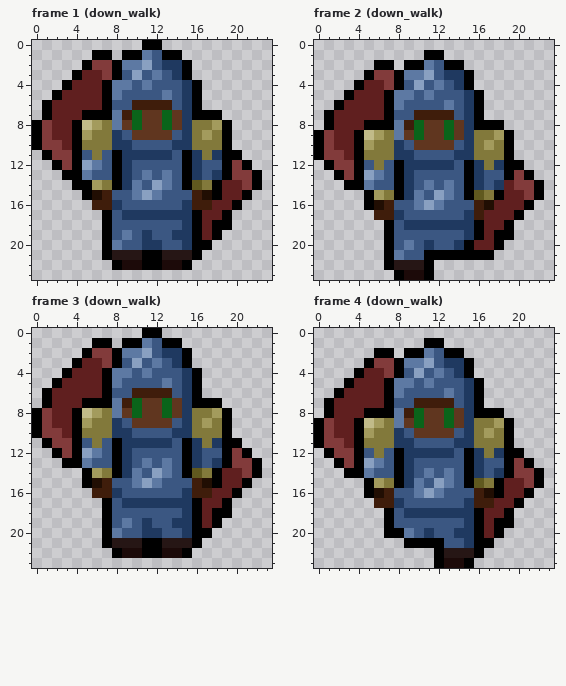
Pixel-art file: art/shield_guy/shield_guy.ase. The first picture shows the starting point.
24x24 pixels, 16 frames. Shown: frame 1 (down_walk), frame 2 (down_walk), frame 3 (down_walk), frame 4 (down_walk). The commit also changed other frames, which this record leaves out.
New version:
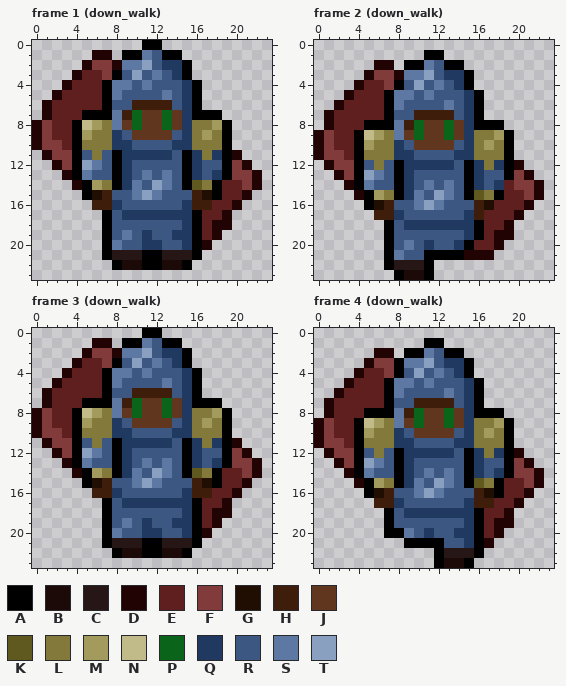
Palette (. is transparent): A #000000  B #1c0a09  C #261615  D #210303  E #601f1f  F #823b3b  G #210e03  H #3f1d0b  J #60361f  K #60591f  L #82793b  M #a39b5d  N #c1bb89  P #0a641a  Q #1f3960  R #3b5782  S #5d79a3  T #89a0c1
From the commit log: change shield outline color; add first frame of attack-ready down walking animation for shield class
Diff:
Frame 1 (down_walk):
y 1: x 6..7 AA -> DD
y 2: x 5 A -> D; x 8 A -> D
y 3: x 4 A -> D
y 4: x 3 A -> D
y 5: x 2 A -> D
y 6..7: x 1 A -> D
y 8..10: x 0 A -> D
y 11: x 1 A -> D; x 20 A -> D
y 12: x 2 A -> D; x 21 A -> D
y 13: x 3 A -> D; x 22 A -> D
y 14: x 4 A -> D; x 22 A -> D
y 15: x 21 A -> D
y 16: x 20 A -> D
y 17: x 19 A -> D
y 18: x 18..19 AA -> DD
y 19: x 18 A -> D
y 20: x 17 A -> D
Frame 2 (down_walk):
y 2: x 6..7 AA -> DD
y 3: x 5 A -> D; x 8 A -> D
y 4: x 4 A -> D
y 5: x 3 A -> D
y 6: x 2 A -> D
y 7..8: x 1 A -> D
y 9..11: x 0 A -> D
y 12: x 1 A -> D; x 20 A -> D
y 13: x 2 A -> D; x 21 A -> D
y 14: x 3 A -> D; x 22 A -> D
y 15: x 4 . -> D; x 22 A -> D
y 16: x 21 A -> D
y 17: x 20 A -> D
y 18: x 19 A -> D
y 19: x 18..19 AA -> DD
y 20: x 18 A -> D
y 21: x 15..17 AAA -> DDD
Frame 3 (down_walk):
y 1: x 6..7 AA -> DD
y 2: x 5 A -> D; x 8 A -> D
y 3: x 4 A -> D
y 4: x 3 A -> D
y 5: x 2 A -> D
y 6..7: x 1 A -> D
y 8..10: x 0 A -> D
y 11: x 1 A -> D; x 20 A -> D
y 12: x 2 A -> D; x 21 A -> D
y 13: x 3 A -> D; x 22 A -> D
y 14: x 4 . -> D; x 22 A -> D
y 15: x 21 A -> D
y 16: x 20 A -> D
y 17: x 19 A -> D
y 18: x 18..19 AA -> DD
y 19: x 18 A -> D
y 20: x 17 A -> D
Frame 4 (down_walk):
y 2: x 6..7 AA -> DD
y 3: x 5 A -> D
y 4: x 4 A -> D
y 5: x 3 A -> D
y 6: x 2 A -> D
y 7..8: x 1 A -> D
y 9..11: x 0 A -> D
y 12: x 1 A -> D; x 20 A -> D
y 13: x 2 A -> D; x 21 A -> D
y 14: x 3 A -> D; x 22 A -> D
y 15: x 4 . -> D; x 22 A -> D
y 16: x 21 A -> D
y 17: x 20 A -> D
y 18: x 19 A -> D
y 19: x 18..19 AA -> DD
y 20: x 18 A -> D
y 21: x 17 A -> D
